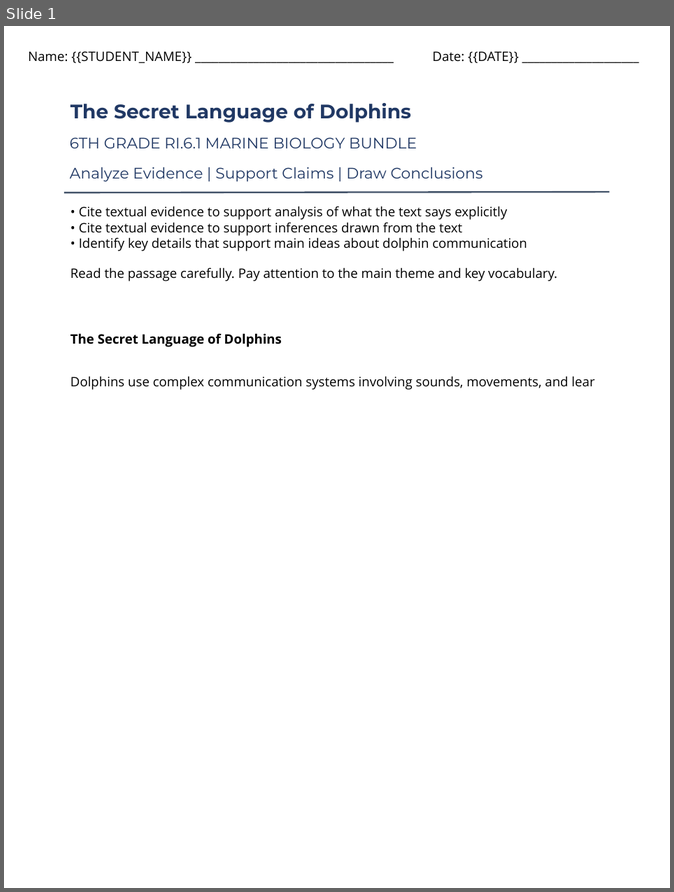
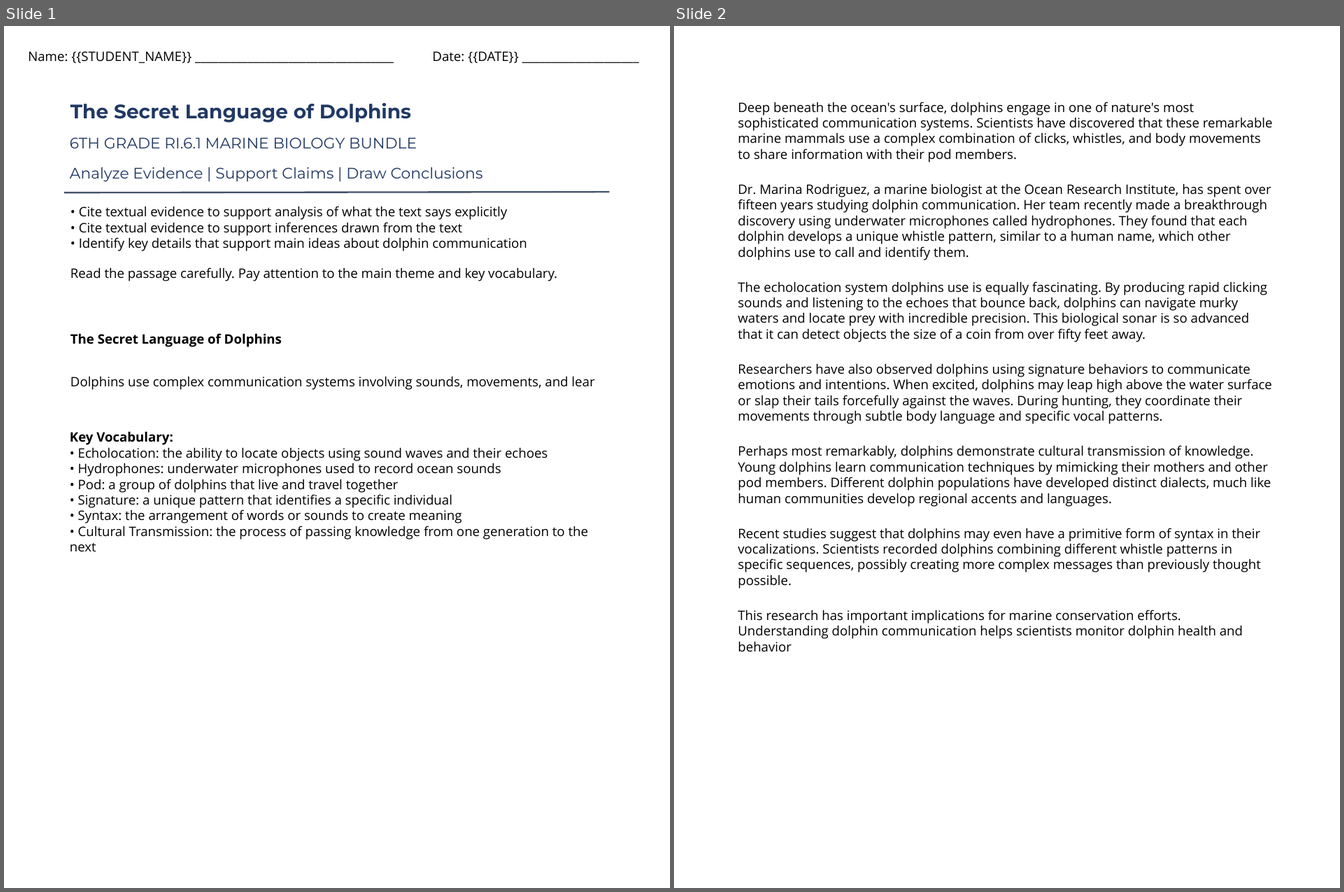
Before and after one commit to buttmazhar844-lang/rbb_engine_backend, a slide deck: rbb-drive/product_3/anchor_reading_passage.pptx. Shown side by side, each under a label of ours: slide 1 before the commit, slides 1 and 2 after it. The pictures are 674x892 and 1344x892 pixels, drawn with LibreOffice and Linux fonts; fonts in the diff are those of the drawing; background and template pictures are left out. Boxes give left, top, right and bottom in pixels: in the first picture for what was removed or moved away, otherwise in the second. Text is boxed around its words. In the diff, an @@ line names an element or a change of style, - is before the commit and + after.

```diff
--- a/rbb-drive/product_3/anchor_reading_passage.pptx
+++ b/rbb-drive/product_3/anchor_reading_passage.pptx
@@ slide 2 added at (674,26,1340,888), background picture (left out) @@
@@ text added at (738,102,1273,652), 12 pt, text #000000 @@
+Deep beneath the ocean's surface, dolphins engage in one of nature's most sophisticated communication systems. Scientists have discovered that these remarkable marine mammals use a complex combination of clicks, whistles, and body movements to share information with their pod members.
+Dr. Marina Rodriguez, a marine biologist at the Ocean Research Institute, has spent over fifteen years studying dolphin communication. Her team recently made a breakthrough discovery using underwater microphones called hydrophones. They found that each dolphin develops a unique whistle pattern, similar to a human name, which other dolphins use to call and identify them.
+The echolocation system dolphins use is equally fascinating. By producing rapid clicking sounds and listening to the echoes that bounce back, dolphins can navigate murky waters and locate prey with incredible precision. This biological sonar is so advanced that it can detect objects the size of a coin from over fifty feet away.
+Researchers have also observed dolphins using signature behaviors to communicate emotions and intentions. When excited, dolphins may leap high above the water surface or slap their tails forcefully against the waves. During hunting, they coordinate their movements through subtle body language and specific vocal patterns.
+Perhaps most remarkably, dolphins demonstrate cultural transmission of knowledge. Young dolphins learn communication techniques by mimicking their mothers and other pod members. Different dolphin populations have developed distinct dialects, much like human communities develop regional accents and languages.
+Recent studies suggest that dolphins may even have a primitive form of syntax in their vocalizations. Scientists recorded dolphins combining different whistle patterns in specific sequences, possibly creating more complex messages than previously thought possible.
+This research has important implications for marine conservation efforts. Understanding dolphin communication helps scientists monitor dolphin health and behavior
@@ slide 1 changed as well @@
@@ text added at (70,431,588,552), 12 pt, text #000000 @@
+Key Vocabulary:
+• Echolocation: the ability to locate objects using sound waves and their echoes
+• Hydrophones: underwater microphones used to record ocean sounds
+• Pod: a group of dolphins that live and travel together
+• Signature: a unique pattern that identifies a specific individual
+• Syntax: the arrangement of words or sounds to create meaning
+• Cultural Transmission: the process of passing knowledge from one generation to the next
```
Also in this commit, not shown: 1 other slide added, 2 slides removed, 7 other files.
